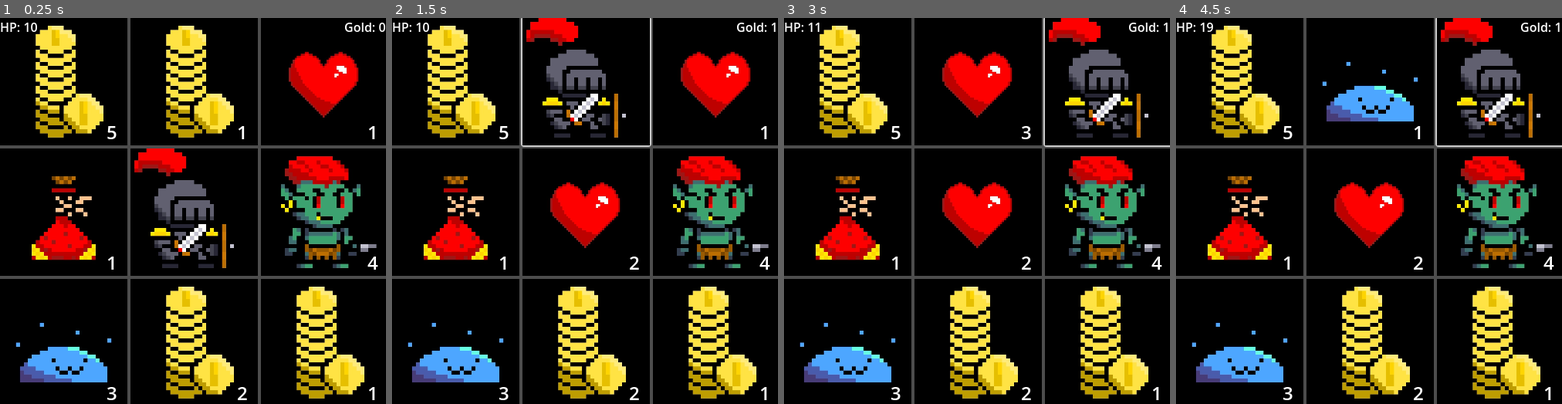
Above: before the commit, frames 1-4 (left to right).
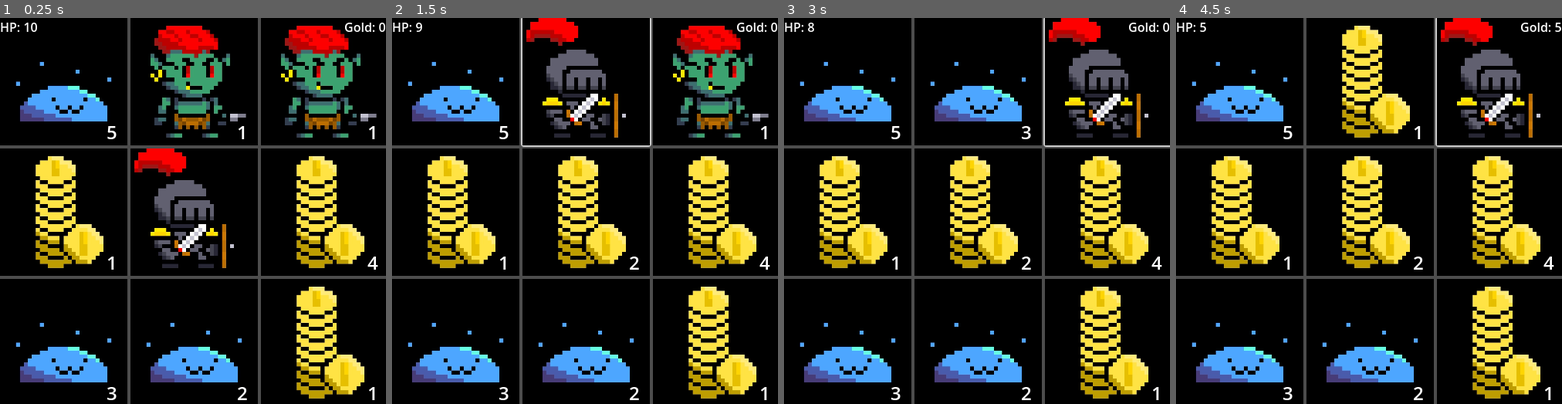
Above: after the commit, the same moments.

Repository: JusTS-CD/nine-cards-game
Game: Godot game, scene res://scenes/Game.tscn
Two runs of this game, one before a commit and one after it. Both use one fixed random seed, a clock stepped at 60 frames per second and the inputs below. The project has no main scene, so this scene is started directly.
Inputs (mouse positions are in pixels of both pictures, inside the frame that each line leads up to):
- Up to frame 1 (0.25 s): no input
- Up to frame 2 (1.5 s): click "5" at 0.5 s; click "1" at 1.25 s
- Up to frame 3 (3 s): click (977, 79) at 2.02 s; click "1" at 2.75 s
- Up to frame 4 (4.5 s): click "3" at 3.5 s; click "5" at 4.25 s

The runs differ from the first frame. In frame 1, 23% of the frame differs, in the area x 4-98%, y 2-99%; in frame 2, 22%; in frame 3, 22%; in frame 4, 22%.

Commit message:
feat: rebalance heal card spawn rate

Diff:
--- a/scenes/Game.gd
+++ b/scenes/Game.gd
@@ -66,20 +66,16 @@
 
 func get_random_cell_type():
 
-	var random_value = randi() % 3
+	var random_value = randi() % 10
 
-	match random_value:
+	if random_value < 4:
+		return Cell.CellType.ENEMY
 
-		0:
-			return Cell.CellType.ENEMY
+	elif random_value < 8:
+		return Cell.CellType.GOLD
 
-		1:
-			return Cell.CellType.HEAL
-
-		2:
-			return Cell.CellType.GOLD
-
-	return Cell.CellType.EMPTY
+	else:
+		return Cell.CellType.HEAL
 
 
 func update_player_cell():
Not shown, changed: icon.svg.import
